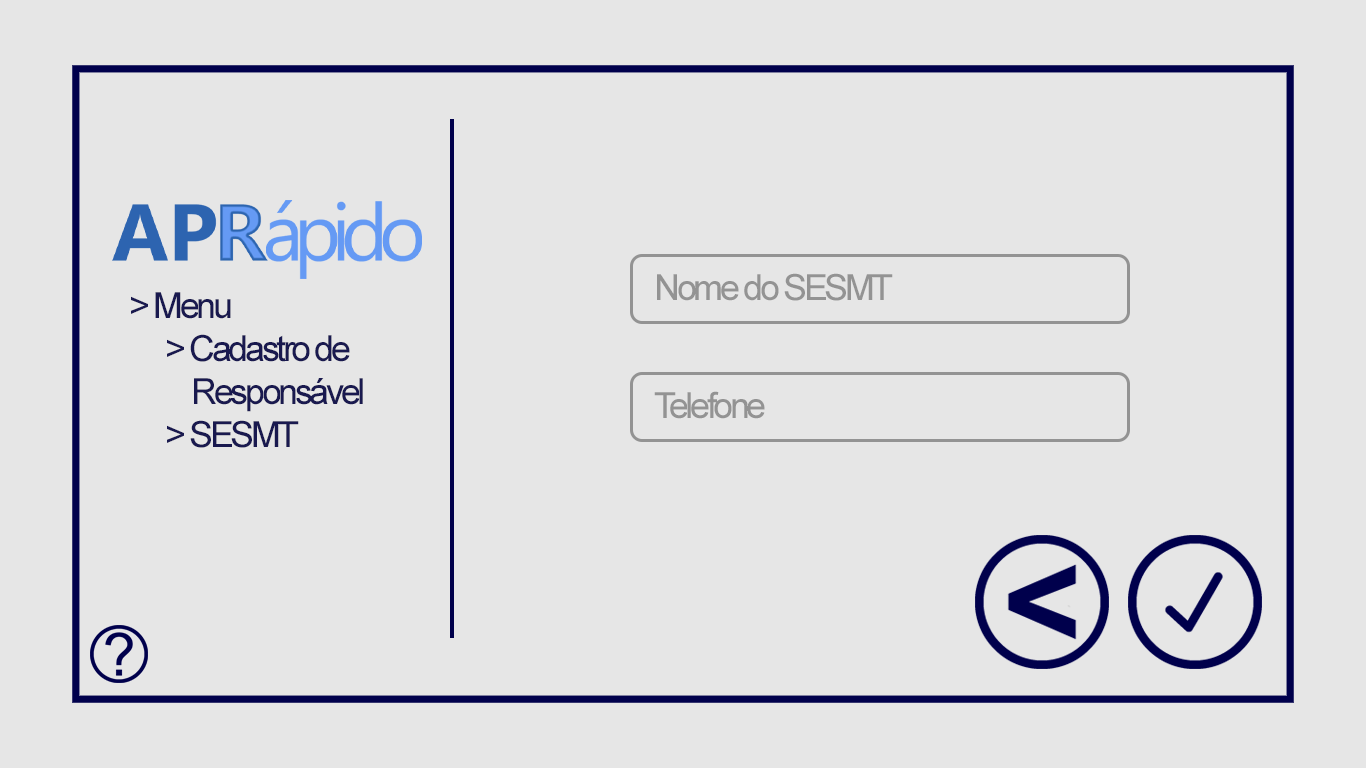
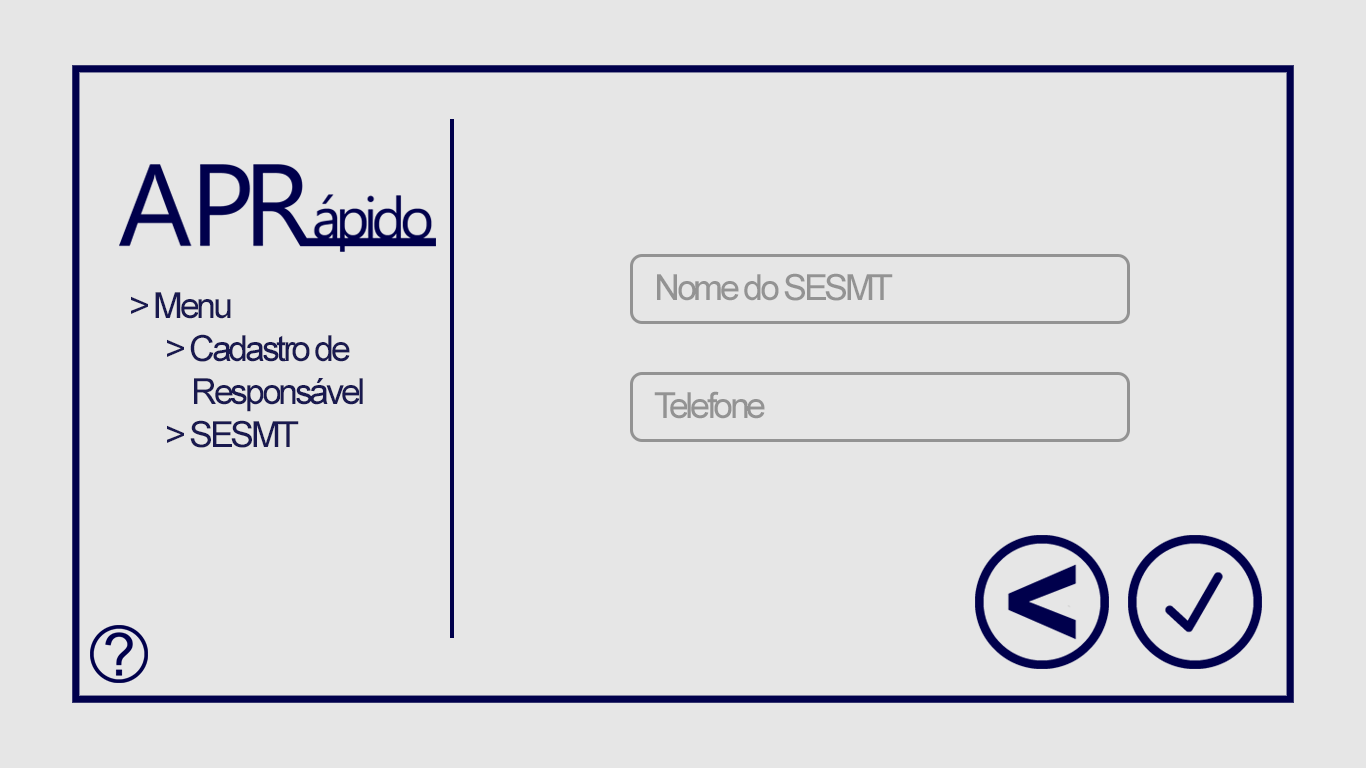
The second 1366x768 image is a revision of the first. Changes to its layers:
renamed "Logo" to "Camada 1", moved it above "Telefone", painted on it over [112, 164, 436, 279]
